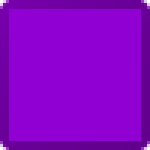
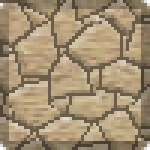
Before/after of a 150×150 layered artwork. What changed in the layer stack:
hid "レイヤー" over [0, 0, 150, 150]
added group "レイヤーグループ" with 2 layers over [0, 0, 150, 150]
added layer "木ブロック1" in group "レイヤーグループ" over [0, 0, 150, 150]
renamed "赤ブロック" to "木ブロック2", showed it, moved it into group "レイヤーグループ", painted on it over [0, 0, 150, 150]
